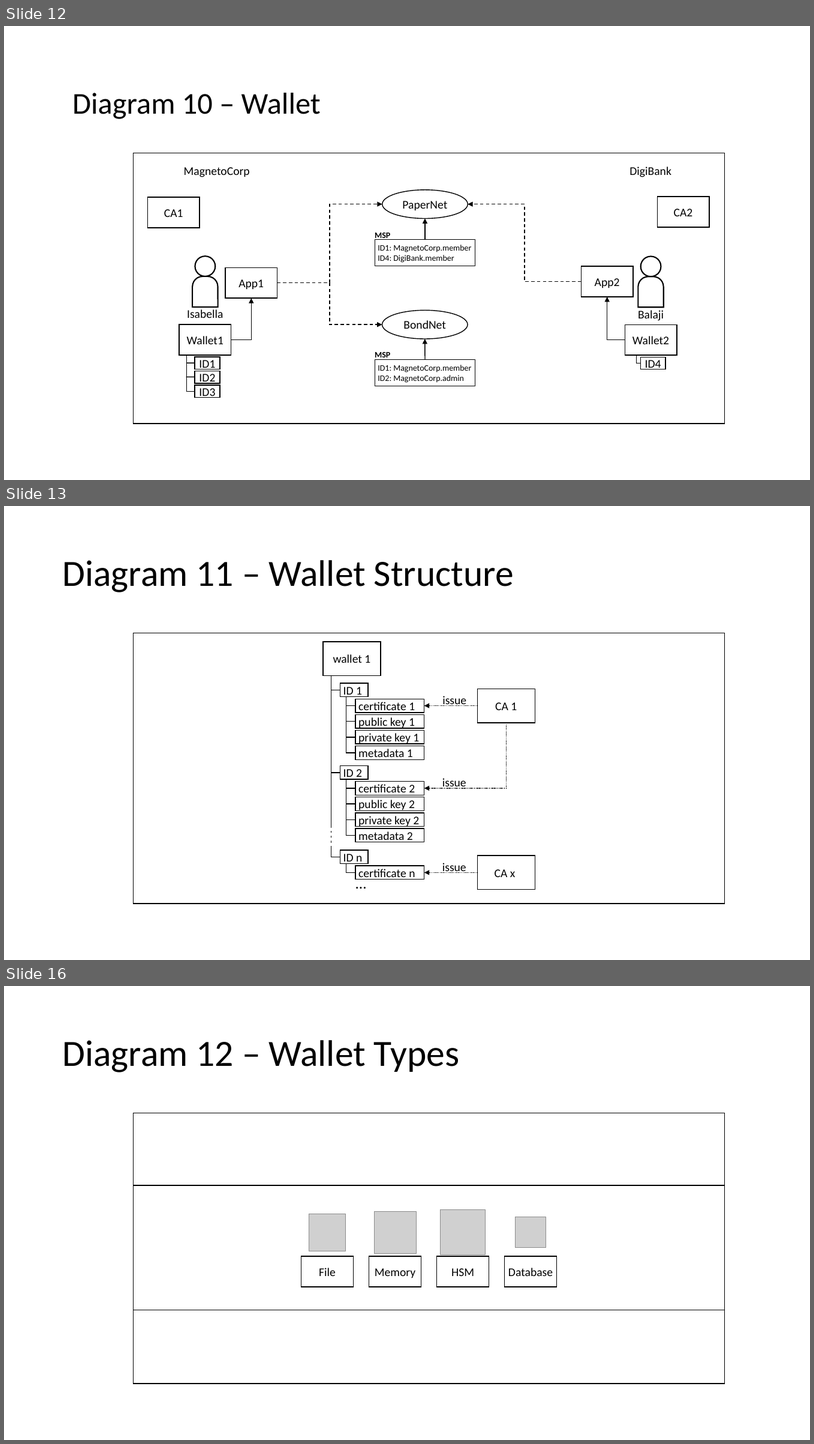
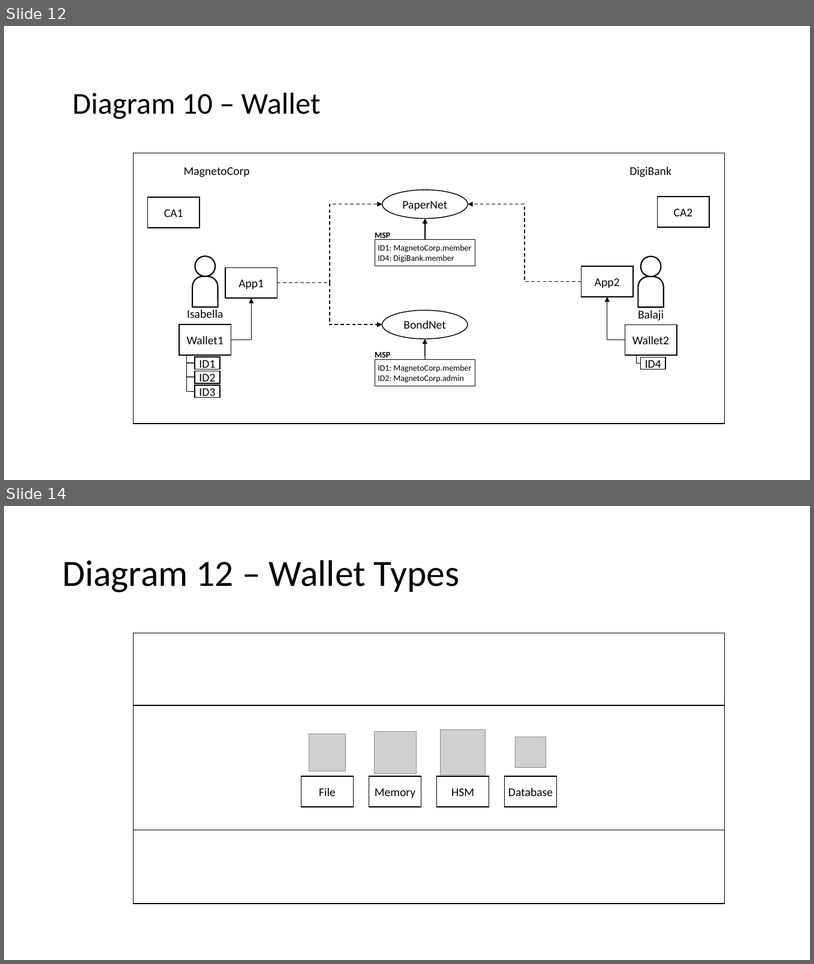
Before and after one commit to hyperledger/fabric, a slide deck: docs/source/developapps/diagrams.pptx. Shown one above the other, each under a label of ours: slides 12, 13 and 16 before the commit, slides 12 and 14 after it; the slides between them are not shown. The pictures are 814x1444 and 814x964 pixels, drawn with LibreOffice and Linux fonts; fonts in the diff are those of the drawing; grey boxes stand for pictures. Boxes give left, top, right and bottom in pixels: in the first picture for what was removed or moved away, otherwise in the second. Text is boxed around its words. In the diff, an @@ line names an element or a change of style, - is before the commit and + after.

```diff
--- a/docs/source/developapps/diagrams.pptx
+++ b/docs/source/developapps/diagrams.pptx
@@ slide 13 removed at (4,506,810,960), background #FFFFFF @@
@@ title removed at (62,560,514,592) @@
-Diagram 11 – Wallet Structure
@@ rectangle removed at (134,633,725,903) @@
@@ group removed at (323,642,535,895): 19 rectangles, 8 lines, 4 elbow lines, 4 texts, 2 arrows, 1 elbow arrow @@
-wallet 1
-ID 1
-certificate 1
-public key 1
-private key 1
-metadata 1
-ID 2
-certificate 2
-public key 2
-private key 2
-metadata 2
-ID n
-certificate n
-...
-CA 1
-CA x
-issue
-issue
-issue
@@ what was slide 16 is now slide 14 @@
```
Also in this commit, not shown: 2 slides changed, 1 slide added, 11 other slides removed, 7 other files.
